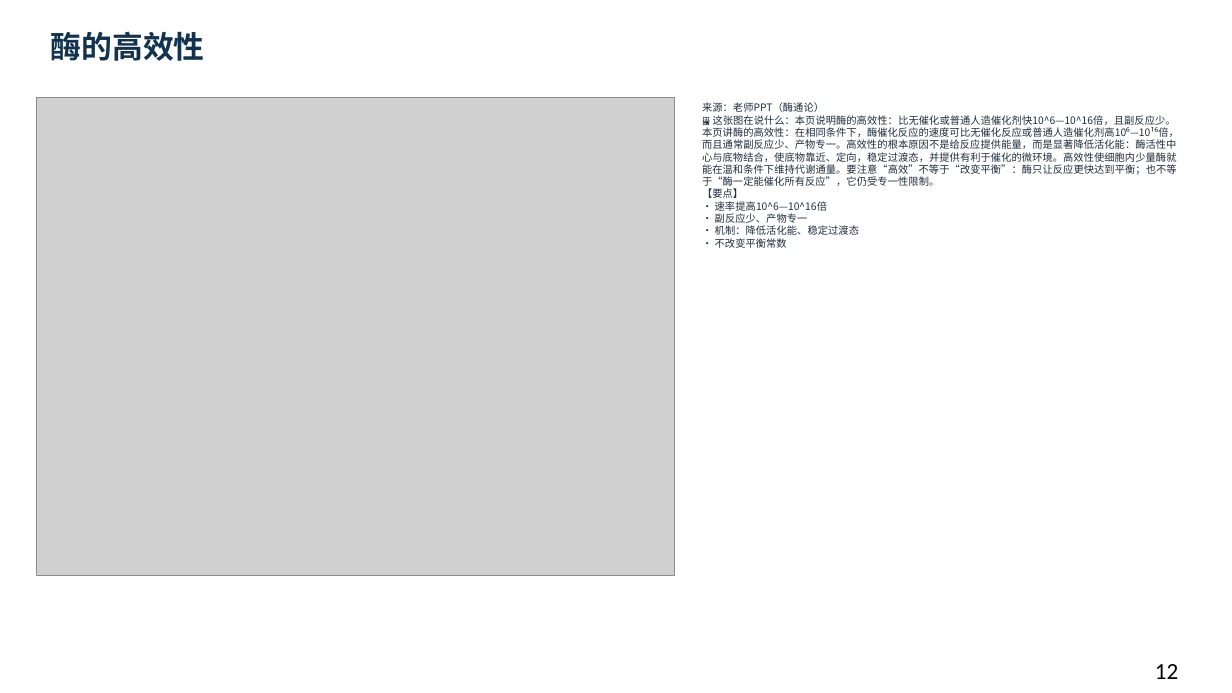
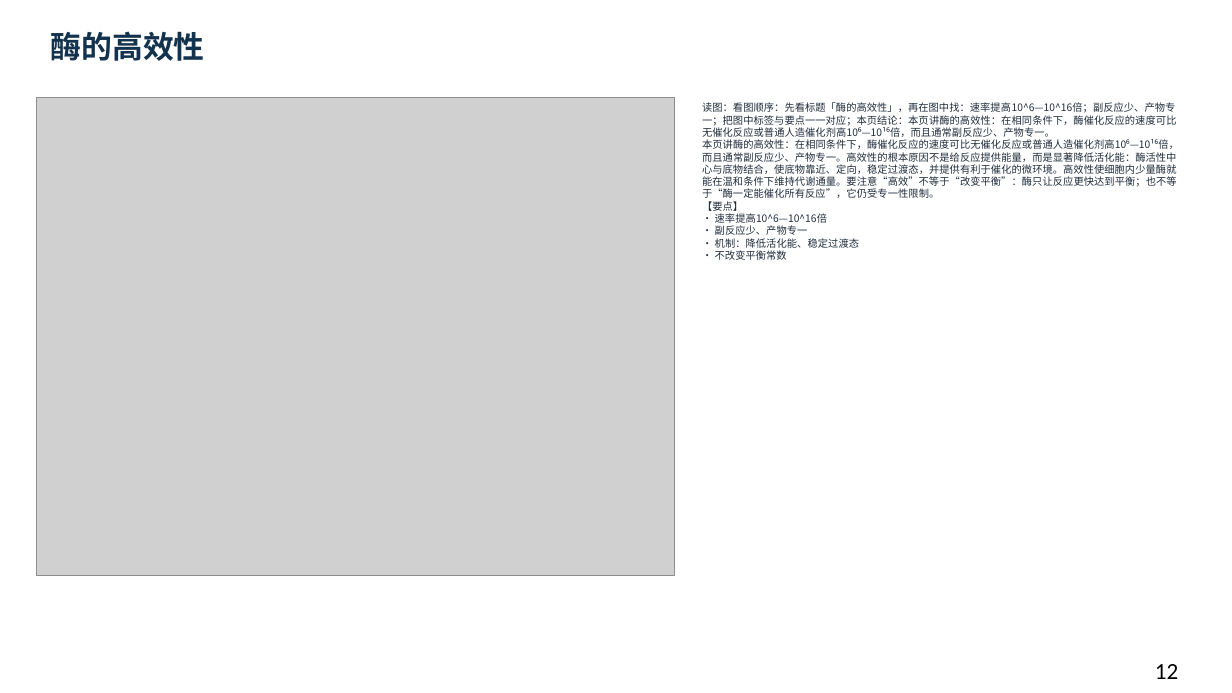
Before and after one commit to newkan-li/Biochemistry, a slide deck: slide 12 of downloads/bc06-ai-style.pptx. Drawn at 1232x693 pixels with LibreOffice and Linux fonts; fonts in the diff are those of the drawing; grey boxes stand for pictures. Boxes give left, top, right and bottom in pixels: in the first picture for what was removed or moved away, otherwise in the second. Text is boxed around its words. In the diff, an @@ line names an element or a change of style, - is before the commit and + after.

```diff
--- a/downloads/bc06-ai-style.pptx
+++ b/downloads/bc06-ai-style.pptx
@@ text at [702,102,1177,260]: text changed @@
-来源：老师PPT（酶通论）
-🖼 这张图在说什么：本页说明酶的高效性：比无催化或普通人造催化剂快10^6—10^16倍，且副反应少。
-本页讲酶的高效性：在相同条件下，酶催化反应的速度可比无催化反应或普通人造催化剂高10⁶—10¹⁶倍，而且通常副反应少、产物专一。高效性的根本原因不是给反应提供能量，而是显著降低活化能：酶活性中心与底物结合，使底物靠近、定向，稳定过渡态，并提供有利于催化的微环境。高效性使细胞内少量酶就能在温和条件下维持代谢通量。要注意“高效”不等于“改变平衡”：酶只让反应更快达到平衡；也不等于“酶一定能催化所有反应”，它仍受专一性限制。
-【要点】
-• 速率提高10^6—10^16倍
-• 副反应少、产物专一
-• 机制：降低活化能、稳定过渡态
-• 不改变平衡常数
+读图：看图顺序：先看标题「酶的高效性」，再在图中找：速率提高10^6—10^16倍；副反应少、产物专一；把图中标签与要点一一对应；本页结论：本页讲酶的高效性：在相同条件下，酶催化反应的速度可比无催化反应或普通人造催化剂高10⁶—10¹⁶倍，而且通常副反应少、产物专一。
+本页讲酶的高效性：在相同条件下，酶催化反应的速度可比无催化反应或普通人造催化剂高10⁶—10¹⁶倍，而且通常副反应少、产物专一。高效性的根本原因不是给反应提供能量，而是显著降低活化能：酶活性中心与底物结合，使底物靠近、定向，稳定过渡态，并提供有利于催化的微环境。高效性使细胞内少量酶就能在温和条件下维持代谢通量。要注意“高效”不等于“改变平衡”：酶只让反应更快达到平衡；也不等于“酶一定能催化所有反应”，它仍受专一性限制。
+【要点】
+• 速率提高10^6—10^16倍
+• 副反应少、产物专一
+• 机制：降低活化能、稳定过渡态
+• 不改变平衡常数
```
Also in this commit, not shown: 151 other slides changed, 5 other files.
